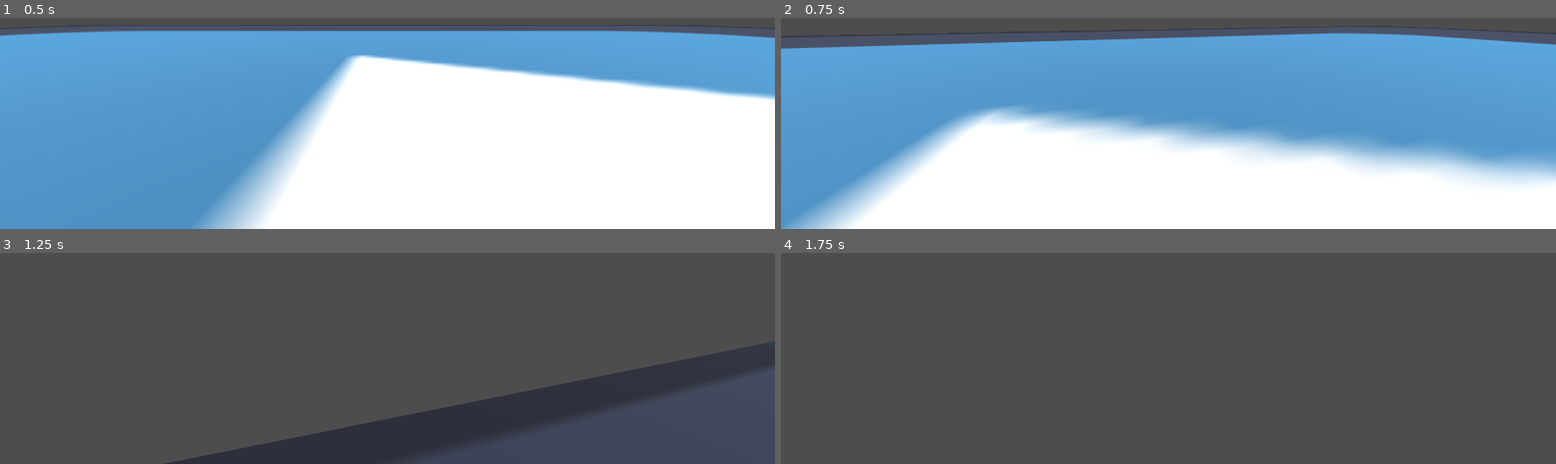
Above: before the commit, frames 1-4 (two rows, left to right).
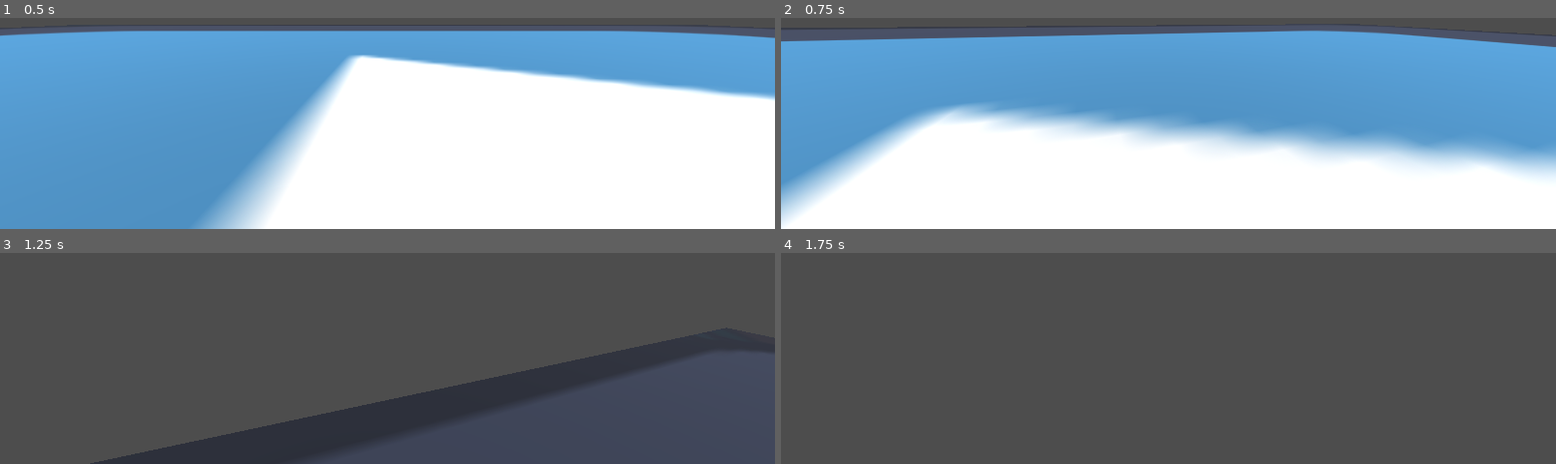
Above: after the commit, the same moments.

Repository: sudo-m3z1m/GhostRunner-like
Game: Godot game, scene res://Prefabs/test_scene.tscn
The game is run twice, just before and just after one commit, with the same random seed, the same clock (stepped at 60 frames per second) and the same inputs. The engine's default icon, where the game draws it, is replaced by a stand-in: a white triangle on a blue panel in a dark square.
Inputs (mouse positions are in pixels of both pictures, inside the frame that each line leads up to):
- Up to frame 1 (0.5 s): no input
- Up to frame 2 (0.75 s): tap Enter at 0.5 s; move the mouse to (outside the picture) at 0.52 s; hold W (Forward) from 0.53 s (still down); tap Shift (Shift) at 0.6 s
- Up to frame 3 (1.25 s): keep holding W (Forward); tap Space (Space) at 0.8 s
- Up to frame 4 (1.75 s): keep holding W (Forward); move the mouse to (outside the picture) at 1.27 s; tap Space (Space) at 1.35 s; tap Shift (Shift) at 1.55 s

Frame 1 is identical in both runs. In frame 2, 15% of the frame differs, in the area x 0-100%, y 3-100%; in frame 3, 13%; in frame 4, nothing differs.

Commit message:
Added main menu and settings menu hud

Diff:
--- a/Prefabs/CharacterController/States/idle.gd
+++ b/Prefabs/CharacterController/States/idle.gd
@@ -9,6 +9,7 @@
 	target.velocity.x = lerp(target.velocity.x, 0.0, inertia)
 	target.velocity.z = lerp(target.velocity.z, 0.0, inertia)
 
+	target.camera_pivot.rotation = lerp(target.camera_pivot.rotation, Vector3.ZERO, 0.1)
 	target.move_and_slide()
 
 func exit_state(next_state: StateMachine.STATES) -> bool:
--- a/Prefabs/CharacterController/States/jump.gd
+++ b/Prefabs/CharacterController/States/jump.gd
@@ -8,6 +8,9 @@
 
 func enter_state(target: Player) -> void:
 	super(target)
+	if !target.is_on_floor():
+		state_machine.change_state(StateMachine.STATES.IDLE)
+		return
 	target.velocity.y += jump_strength
 
 func update_state(delta: float) -> void:
--- a/Prefabs/CharacterController/States/moving.gd
+++ b/Prefabs/CharacterController/States/moving.gd
@@ -1,5 +1,6 @@
 extends State
 
+@export var camera_deviation_angle: float
 @export var max_speed: float
 @export_range(0, 1) var acceleration: float
 
@@ -15,9 +16,16 @@
 	target.velocity.x = lerp(target.velocity.x, direction.x * max_speed, acceleration)
 	target.velocity.z = lerp(target.velocity.z, direction.z * max_speed, acceleration)
 
+	rotate_camera()
 	target.move_and_slide()
 
 func exit_state(next_state: StateMachine.STATES) -> bool:
 	if is_next_state_valid(next_state):
 		return true
 	return false
+
+func rotate_camera() -> void:
+	target.camera_pivot.rotation_degrees.x = \
+	lerp(target.camera_pivot.rotation_degrees.x, direction.z * camera_deviation_angle, 0.1)
+	target.camera_pivot.rotation_degrees.z = \
+	lerp(target.camera_pivot.rotation_degrees.z, direction.x * camera_deviation_angle, 0.1)
--- a/Prefabs/CharacterController/input_handler.gd
+++ b/Prefabs/CharacterController/input_handler.gd
@@ -2,6 +2,9 @@
 
 class_name InputHandler
 
+@export var sensintivity: float
+
+@onready var target: Player = get_parent()
 @onready var state_machine: StateMachine = get_parent().get_node("StateMachine")
 
 var actions_array: Array[String] = [
@@ -21,6 +24,9 @@
 	add_direction()
 
 func _unhandled_input(event) -> void:
+	if event is InputEventMouseMotion:
+		target.camera.rotation.y -= event.relative.x * sensintivity
+		target.camera.rotation.x -= event.relative.y * sensintivity
 	for action in actions_array:
 		if event.is_action_pressed(action):
 			get_action(action)
--- /dev/null
+++ b/Prefabs/Hud/main_menu_hud.tscn
@@ -0,0 +1,76 @@
+[gd_scene load_steps=3 format=3 uid="uid://buwg1cexlgx8v"]
+
+[ext_resource type="PackedScene" uid="uid://ch68txdgouvqf" path="res://Prefabs/Hud/settings_menu.tscn" id="1_kakbt"]
+
+[sub_resource type="StyleBoxFlat" id="StyleBoxFlat_fdegh"]
+bg_color = Color(0.192157, 0.192157, 0.192157, 0.729412)
+corner_radius_top_left = 15
+corner_radius_top_right = 15
+corner_radius_bottom_right = 15
+corner_radius_bottom_left = 15
+
+[node name="MainMenuHUD" type="CanvasLayer"]
+
+[node name="MarginContainer" type="MarginContainer" parent="."]
+anchors_preset = 15
+anchor_right = 1.0
+anchor_bottom = 1.0
+grow_horizontal = 2
+grow_vertical = 2
+theme_override_constants/margin_left = 90
+theme_override_constants/margin_top = 15
+theme_override_constants/margin_right = 90
+theme_override_constants/margin_bottom = 15
+
+[node name="MainMenuPanel" type="Panel" parent="MarginContainer"]
+custom_minimum_size = Vector2(250, 300)
+layout_mode = 2
+size_flags_horizontal = 4
+size_flags_vertical = 4
+theme_override_styles/panel = SubResource("StyleBoxFlat_fdegh")
+
+[node name="MarginContainer" type="MarginContainer" parent="MarginContainer/MainMenuPanel"]
+layout_mode = 2
+offset_right = 250.0
+offset_bottom = 300.0
+theme_override_constants/margin_left = 15
+theme_override_constants/margin_top = 15
+theme_override_constants/margin_right = 15
+theme_override_constants/margin_bottom = 45
+
+[node name="MainMenuLabel" type="Label" parent="MarginContainer/MainMenuPanel/MarginContainer"]
+layout_mode = 2
+size_flags_vertical = 0
+text = "Main menu"
+horizontal_alignment = 1
+vertical_alignment = 1
+
+[node name="ButtonsContainer" type="VBoxContainer" parent="MarginContainer/MainMenuPanel/MarginContainer"]
+layout_mode = 2
+size_flags_vertical = 8
+theme_override_constants/separation = 15
+alignment = 1
+
+[node name="StartButton" type="Button" parent="MarginContainer/MainMenuPanel/MarginContainer/ButtonsContainer"]
+layout_mode = 2
+size_flags_horizontal = 4
+size_flags_vertical = 4
+focus_mode = 0
+text = "Start"
+
+[node name="SettingsButton" type="Button" parent="MarginContainer/MainMenuPanel/MarginContainer/ButtonsContainer"]
+layout_mode = 2
+size_flags_horizontal = 4
+focus_mode = 0
+text = "Settings"
+
+[node name="ExitButton" type="Button" parent="MarginContainer/MainMenuPanel/MarginContainer/ButtonsContainer"]
+layout_mode = 2
+size_flags_horizontal = 4
+focus_mode = 0
+text = "Exit"
+
+[node name="SettingsMenuPanel" parent="MarginContainer" instance=ExtResource("1_kakbt")]
+layout_mode = 2
+size_flags_horizontal = 8
+size_flags_vertical = 4
--- /dev/null
+++ b/Prefabs/Hud/settings_menu.tscn
@@ -0,0 +1,100 @@
+[gd_scene load_steps=2 format=3 uid="uid://ch68txdgouvqf"]
+
+[sub_resource type="StyleBoxFlat" id="StyleBoxFlat_fdegh"]
+bg_color = Color(0.192157, 0.192157, 0.192157, 0.729412)
+corner_radius_top_left = 15
+corner_radius_top_right = 15
+corner_radius_bottom_right = 15
+corner_radius_bottom_left = 15
+
+[node name="SettingsMenuPanel" type="Panel"]
+custom_minimum_size = Vector2(300, 400)
+anchors_preset = 6
+anchor_left = 1.0
+anchor_top = 0.5
+anchor_right = 1.0
+anchor_bottom = 0.5
+offset_left = -40.0
+offset_top = -20.0
+offset_bottom = 20.0
+grow_horizontal = 0
+grow_vertical = 2
+theme_override_styles/panel = SubResource("StyleBoxFlat_fdegh")
+
+[node name="MarginContainer" type="MarginContainer" parent="."]
+layout_mode = 1
+anchors_preset = 15
+anchor_right = 1.0
+anchor_bottom = 1.0
+grow_horizontal = 2
+grow_vertical = 2
+theme_override_constants/margin_left = 15
+theme_override_constants/margin_top = 15
+theme_override_constants/margin_right = 15
+theme_override_constants/margin_bottom = 15
+
+[node name="Label" type="Label" parent="MarginContainer"]
+layout_mode = 2
+size_flags_horizontal = 4
+size_flags_vertical = 0
+text = "Settings"
+
+[node name="VBoxContainer" type="VBoxContainer" parent="MarginContainer"]
+layout_mode = 2
+size_flags_horizontal = 4
+size_flags_vertical = 4
+theme_override_constants/separation = 15
+
+[node name="HBoxContainer" type="HBoxContainer" parent="MarginContainer/VBoxContainer"]
+layout_mode = 2
+size_flags_horizontal = 4
+size_flags_vertical = 4
+theme_override_constants/separation = 130
+
+[node name="Label" type="Label" parent="MarginContainer/VBoxContainer/HBoxContainer"]
+layout_mode = 2
+size_flags_horizontal = 0
+text = "Fullscreen"
+
+[node name="CheckButton" type="CheckButton" parent="MarginContainer/VBoxContainer/HBoxContainer"]
+layout_mode = 2
+focus_mode = 0
+
+[node name="HBoxContainer2" type="HBoxContainer" parent="MarginContainer/VBoxContainer"]
+layout_mode = 2
+size_flags_horizontal = 4
+size_flags_vertical = 4
+theme_override_constants/separation = 40
+
+[node name="Label" type="Label" parent="MarginContainer/VBoxContainer/HBoxContainer2"]
+layout_mode = 2
+size_flags_horizontal = 0
+text = "Music volume"
+
+[node name="HSlider" type="HSlider" parent="MarginContainer/VBoxContainer/HBoxContainer2"]
+custom_minimum_size = Vector2(100, 0)
+layout_mode = 2
+value = 100.0
+
+[node name="HBoxContainer3" type="HBoxContainer" parent="MarginContainer/VBoxContainer"]
+layout_mode = 2
+size_flags_horizontal = 4
+size_flags_vertical = 4
+theme_override_constants/separation = 30
+
+[node name="Label" type="Label" parent="MarginContainer/VBoxContainer/HBoxContainer3"]
+layout_mode = 2
+size_flags_horizontal = 0
+text = "Sounds volume"
+
+[node name="HSlider" type="HSlider" parent="MarginContainer/VBoxContainer/HBoxContainer3"]
+custom_minimum_size = Vector2(100, 0)
+layout_mode = 2
+value = 100.0
+
+[node name="Button" type="Button" parent="MarginContainer"]
+layout_mode = 2
+size_flags_horizontal = 4
+size_flags_vertical = 8
+focus_mode = 0
+text = "Ok"
--- a/Prefabs/player.gd
+++ b/Prefabs/player.gd
@@ -2,17 +2,13 @@
 
 class_name Player
 
-@export var max_speed: float
 @export var default_fov: float
-@export var camera_clamp_degrees: float
-@export var jump_strength: float
-@export var acceleration_weight: float
-@export var gravity: float #Need to make this global variable
-@export var sensintivity: float
-@export var dash_speed: float
+@export var camera_max_degrees: float
+@export var gravity: float
 @export var max_angle: float
 
-@onready var camera: Camera3D = $Camera3D
+@onready var camera: Camera3D = $CameraPivot/Camera3D
+@onready var camera_pivot: Node3D = $CameraPivot
 @onready var input_handler: InputHandler = $InputHandler
 @onready var state_machine: StateMachine = $StateMachine
 
@@ -21,42 +17,6 @@
 	camera.fov = default_fov
 
 func _physics_process(delta: float) -> void:
-	#velocity.x = lerp(velocity.x, get_direction().x * max_speed, acceleration_weight)
-	#velocity.z = lerp(velocity.z, get_direction().z * max_speed, acceleration_weight)
-
 	velocity.y -= gravity
 
-	camera.rotation.x = clamp(camera.rotation.x, -deg_to_rad(camera_clamp_degrees), deg_to_rad(camera_clamp_degrees))
-	#move_and_slide()
-
-func make_dash() -> void:
-	var direction: Vector3 = Vector3.FORWARD.rotated(Vector3.UP, camera.rotation.y)
-	var tween: Tween = create_tween()
-
-	velocity = direction * dash_speed
-	await tween.tween_property(camera, "fov", default_fov + 40, 0.1)
-	await tween.tween_property(camera, "fov", default_fov, 0.1)
-
-#InputHandler
-func _unhandled_input(event):
-	if event is InputEventMouseMotion:
-		camera.rotation.y -= event.relative.x * sensintivity
-		camera.rotation.x -= event.relative.y * sensintivity
-	#if event.is_action("Space") and is_on_floor():
-		#velocity += Vector3.UP * jump_strength
-	#if event.is_action("Shift"):
-		#make_dash()
-
-func get_direction() -> Vector3:
-	var direction: Vector3
-	direction.x = Input.get_axis("Left", "Right")
-	direction.z = Input.get_axis("Forward", "Back")
-
-	camera.rotation_degrees.z = lerp(camera.rotation_degrees.z, (direction.x * max_angle) + camera.rotation_degrees.z, 0.1)
-	camera.rotation_degrees.x = lerp(camera.rotation_degrees.x, (direction.z * max_angle) + camera.rotation_degrees.x, 0.1)
-
-	direction = direction.rotated(Vector3.UP, camera.rotation.y)
-
-	return direction
-
-#Need to trnsit this code into the states
+	camera.rotation.x = clamp(camera.rotation.x, -deg_to_rad(camera_max_degrees), deg_to_rad(camera_max_degrees))
--- a/Prefabs/player.tscn
+++ b/Prefabs/player.tscn
@@ -12,17 +12,14 @@
 
 [node name="Player" type="CharacterBody3D"]
 script = ExtResource("1_p0jtv")
-max_speed = 20.0
 default_fov = 90.0
-camera_clamp_degrees = 90.0
-jump_strength = 25.0
-acceleration_weight = 0.1
+camera_max_degrees = 90.0
 gravity = 1.2
-sensintivity = 0.001
-dash_speed = 60.0
 max_angle = 2.0
 
-[node name="Camera3D" type="Camera3D" parent="."]
+[node name="CameraPivot" type="Node3D" parent="."]
+
+[node name="Camera3D" type="Camera3D" parent="CameraPivot"]
 transform = Transform3D(1, 0, 0, 0, 1, 0, 0, 0, 1, 0, 0.905895, -0.604244)
 current = true
 
@@ -35,6 +32,7 @@
 
 [node name="InputHandler" type="Node" parent="."]
 script = ExtResource("2_qeet4")
+sensintivity = 0.005
 
 [node name="StateMachine" type="Node" parent="."]
 script = ExtResource("2_ya1ud")
@@ -47,6 +45,7 @@
 
 [node name="Moving" type="Node" parent="StateMachine"]
 script = ExtResource("5_cwlag")
+camera_deviation_angle = 2.0
 max_speed = 40.0
 acceleration = 0.2
 animation = "Moving"
--- a/Prefabs/test_scene.tscn
+++ b/Prefabs/test_scene.tscn
@@ -13,7 +13,6 @@
 
 [node name="Player" parent="." instance=ExtResource("1_20ea0")]
 transform = Transform3D(1, 0, 0, 0, 1, 0, 0, 0, 1, 0, 3.60918, 0)
-sensintivity = 0.004
 
 [node name="DirectionalLight3D" type="DirectionalLight3D" parent="."]
 transform = Transform3D(1, 0, 0, 0, -0.0883206, 0.996092, 0, -0.996092, -0.0883206, 0, 17.7346, 0)
--- /dev/null
+++ b/default_bus_layout.tres
@@ -0,0 +1,15 @@
+[gd_resource type="AudioBusLayout" format=3 uid="uid://bhrmke87rh1qr"]
+
+[resource]
+bus/1/name = &"Music"
+bus/1/solo = false
+bus/1/mute = false
+bus/1/bypass_fx = false
+bus/1/volume_db = 0.0
+bus/1/send = &"Master"
+bus/2/name = &"SFX"
+bus/2/solo = false
+bus/2/mute = false
+bus/2/bypass_fx = false
+bus/2/volume_db = 0.0
+bus/2/send = &"Master"
